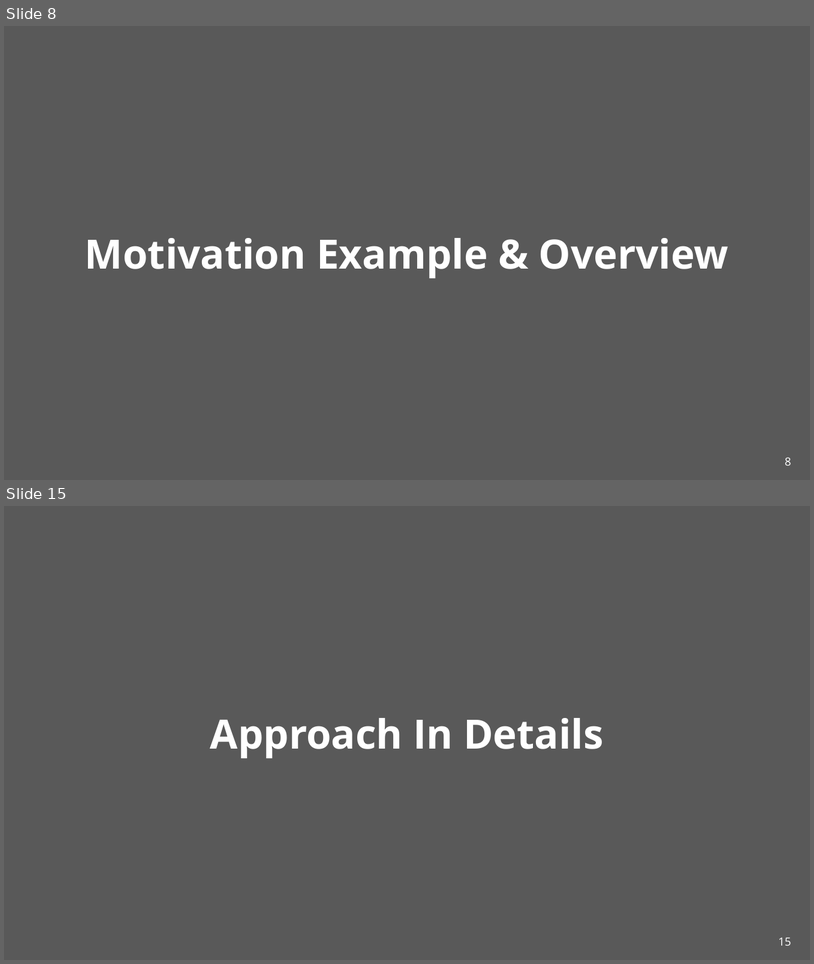
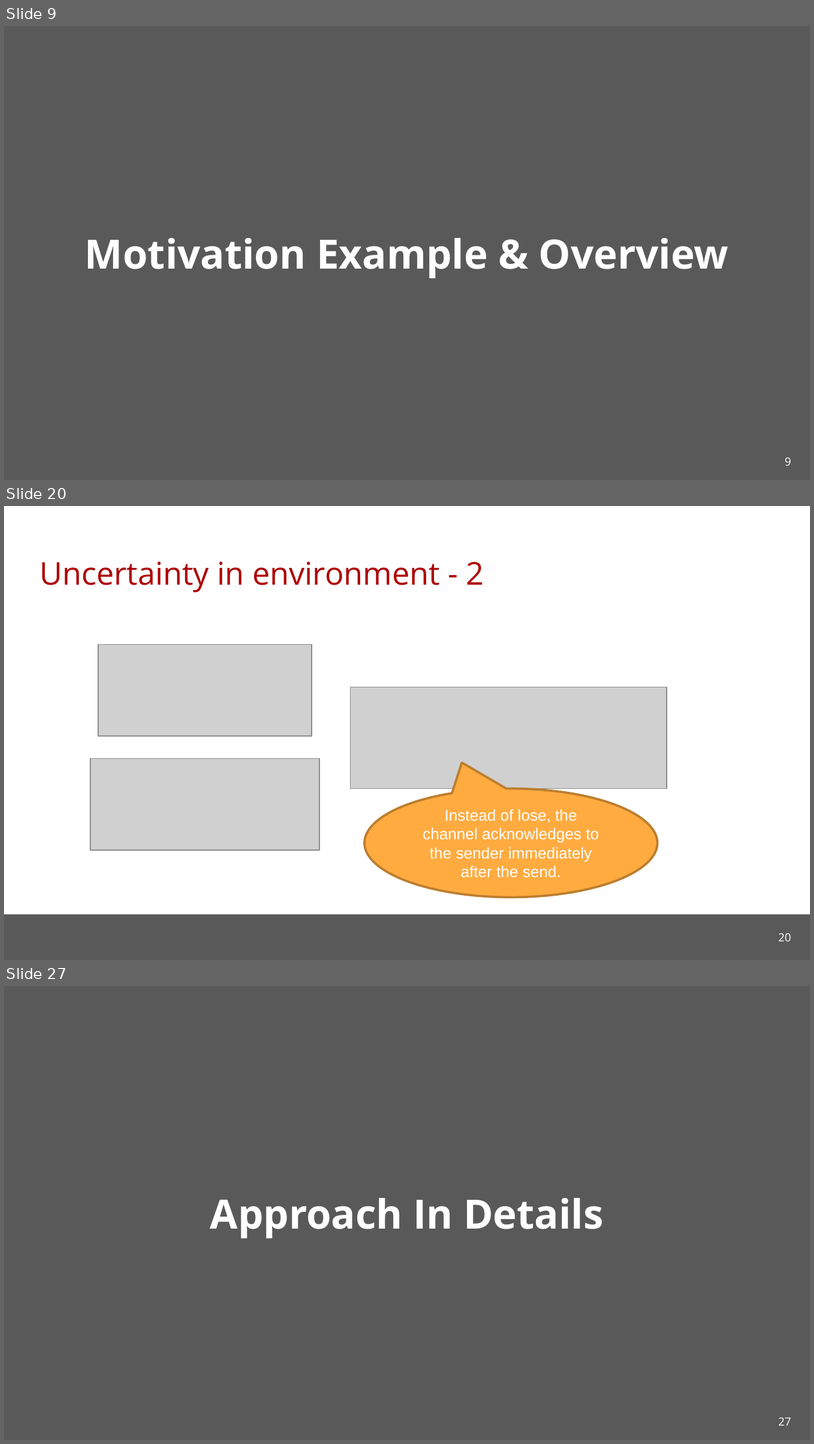
Before and after one commit to cmu-soda/Robustness, a slide deck: Robustness.pptx. Shown one above the other, each under a label of ours: slides 8 and 15 before the commit, slides 9, 20 and 27 after it; the slides between them are not shown. The pictures are 814x964 and 814x1444 pixels, drawn with LibreOffice and Linux fonts; fonts in the diff are those of the drawing; grey boxes stand for pictures; background and template pictures are left out. Boxes give left, top, right and bottom in pixels: in the first picture for what was removed or moved away, otherwise in the second. Text is boxed around its words. In the diff, an @@ line names an element or a change of style, - is before the commit and + after.

```diff
--- a/Robustness.pptx
+++ b/Robustness.pptx
@@ slide 20 added at (x1=4, y1=506, x2=810, y2=960), background #FFFFFF @@
@@ title added at (x1=39, y1=561, x2=485, y2=592), 28 pt, text #AE0000 @@
+Uncertainty in environment - 2
@@ picture added at (x1=98, y1=645, x2=312, y2=736) @@
@@ picture added at (x1=351, y1=687, x2=668, y2=788) @@
@@ picture added at (x1=90, y1=759, x2=320, y2=850) @@
@@ speech bubble added at (x1=365, y1=788, x2=657, y2=897), fill #FFAB40, outline #BD7F2F 2 pt, 14 pt, text #FFFFFF @@
+Instead of lose, the channel acknowledges to the sender immediately after the send.
@@ rectangle added at (x1=4, y1=914, x2=810, y2=959), fill #595959 @@
@@ page number added at (x1=779, y1=933, x2=791, y2=941), 10 pt, text #FFFFFF @@
+20
@@ what was slide 8 is now slide 9 @@
@@ page number at (x1=785, y1=457, x2=792, y2=465): text changed @@
-8
+9
@@ what was slide 15 is now slide 27 @@
@@ page number at (x1=779, y1=1417, x2=791, y2=1425): text changed @@
-15
+27
```
Also in this commit, not shown: 10 slides changed, 11 other slides added.
